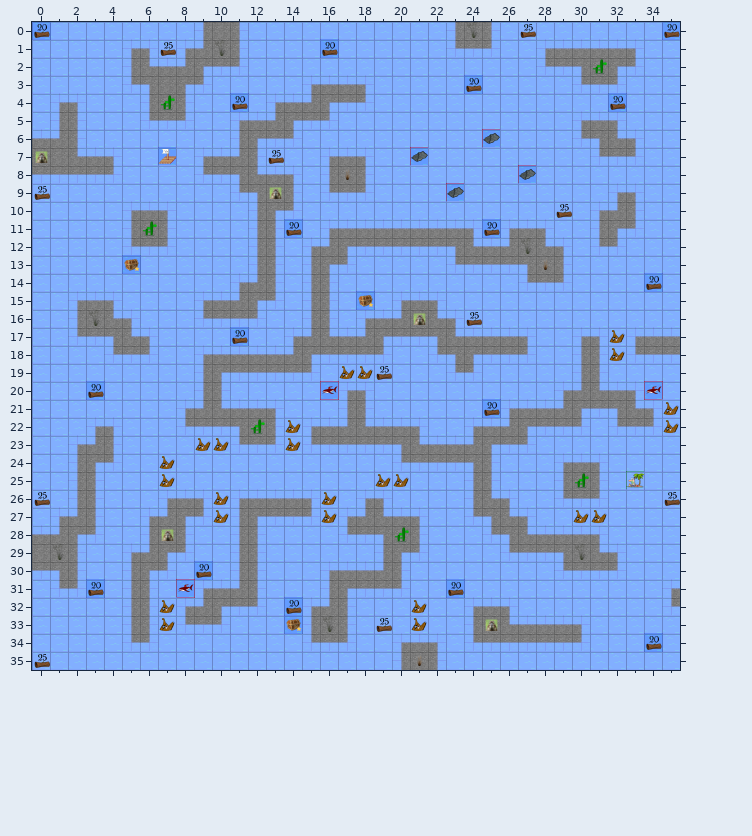
One commit to this Tiled map (JSON): TechnicalPrototype/core/assets/levels/Maze.json. Above, as it was before the edit.
Cells are 48x48 px. Shown: x 0..35, y 0..35.
New version:
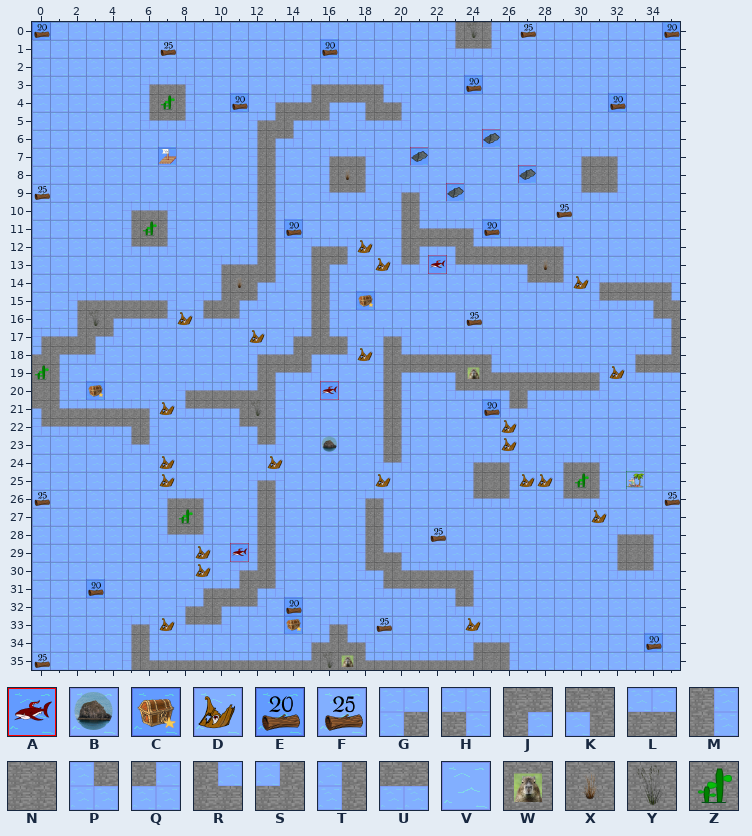
Key: from "updatedTiledSet": A 2 "Enemy", B 7 "Rock", C 14 "Treasure", D 21 "Wood", E 22 "Wood", F 23 "Wood", G 28 "Rock", H 29 "Rock", J 30 "Rock", K 31 "Rock", L 32 "Rock", M 33 "Rock", N 34 "Rock", P 35 "Rock", Q 36 "Rock", R 37 "Rock", S 38 "Rock", T 39 "Rock", U 40 "Rock", V 41 "Rock", W 62 "Rock", X 63 "Rock", Y 64 "Rock", Z 65 "Rock".
_ is an empty cell, # one hidden under a higher layer, . an unchanged one.
The author wrote: redesigned level maze (12)
Diff:
--- layer "Environment"
@@ x 0..35 @@
- 0 .........TNM........................
- 1 .....GH.GSYM................GLLLLH..
- 2 .....TRLSJUQ................PUKZJQ..
- 3 .....PKNJQ........HV..........PUQ...
- 4 .GH...............QVV...............
- 5 .TM........GL.....VVV.........GLH...
- 6 LSM........TJU................PKRH..
- 7 WNRLH....GLSM#................VPUQ..
- 8 UUUUQ....PUKRLH...............VVV...
- 9 ...........PKWM.....VV........VVGH..
-10 .............JQ.....VV.........GSM..
-11 ................GLLLLL....GLH..TJQ..
-12 ................SJUUUU....SYR..PQ...
-13 ..........VVT.......VV..............
-14 ..........VGSM.................VVV#V
-15 ....HVVV..LSJQ......GLH........VVVVV
-16 ....RHVV...UQ.....GLSWRH..........VV
-17 VVPUKRH..........LSJUUKRLLLH..GH.GLL
-18 VVVVPUQ..GLLL....UUQVVPKJUUQ..TM.PUU
-19 VV.......TJUUU.....#VVVPQVVVVVTM.VVV
-20 VV......VTMVVV...GHVV..VVVVVVGSRLH..
-21 VVVVVVV.GSRLLH...TMVV.....GLLSJUKRH.
-22 VVVGHVV.PUUKZ..GLSRLLH..GLSJUUQ.PUQ.
-23 ..GSMVV....PU..PUUUUKRLLSJUQ........
-24 ..TJQ..............VPUUUKMV.........
-25 ..TM........VV...........MV.........
-26 ..TM.......GLLLH........TRH.........
-27 .GSM..GSJQ.TJUUQ.GSRLH..PKRH........
-28 LSJQ..TWMV.TMV...PUKZMV..PKRLLLHVVV.
-29 NYM..GSJQ..TMV....VTJQ....PUUKYRHVV.
-30 UKM..TJQ...TMV..GLLSMVVVV....PUUQVV.
-31 .PQ..TM.....MV..TJUUQVV#V..........G
-32 .....TM........GSM.....VGLH........P
-33 .....TM........TYM......TWRLLLH.....
-34 .....PQ........PUQV.GLH.PUUUUUQ.....
-35 .....VVVVVVVVVVVVVVVTXMVVVV.........
+ 0 .........VVV........................
+ 1 .....VV.VVVV................VVVVVV..
+ 2 .....VVVVVVV................VVVVVV..
+ 3 .....VGLHV........LH..........VVV...
+ 4 .VV...............KRH...............
+ 5 .VV........VG.....PUQ.........VVV...
+ 6 VVV........VTJ................VVVV..
+ 7 VVVVV....VVVTM................GLHV..
+ 8 VVVVV....VVVTMV...............TNM...
+ 9 ...........VTMV.....GH........PUQV..
+10 .............MV.....TM.........VVV..
+11 ................VVVVTR....VVV..VVV..
+12 ................LH#VTJ....LLL..VV...
+13 ..........GLS.......PQ..............
+14 ..........TXJQ.................GLLLH
+15 ....LLLH..SJQV......VVV........PUUKR
+16 ....JUUQ...QV.....VVVVVV..........PK
+17 GLSJQVV..........HVGHVVVVVVV..VV.VVT
+18 SJUQVVV..VVVG....Q#TRLLLLHVV..VV.GLS
+19 ZM.......VVVTJ.....TJUUKWRLLLLLH.PUU
+20 NM......GLLLSM...VVTM..PUUKJUUUQVV..
+21 KRLLLLH.PUUKYM...VVTM.....PQVVVVVVV.
+22 PUUUUKM.VVVPK..VVVVTMV..VV#VVVV.VVV.
+23 ..VVVPQ....VP..VBVVTMVVVVV#V........
+24 ..VVV..............PQVVVGLH.........
+25 ..VV........GH...........NM.........
+26 ..VV.......VTMVV........PUQ.........
+27 .VVV..VTZM.VTMVV.VTMVV..VVVV........
+28 VVVV..VPUQ.VTM...VTMVVF..VVVVVVVGLH.
+29 VVV..VVVV..#TM....TRHV....VVVVVVTNM.
+30 VVV..VVV...GSM..VVPKRLLLH....VVVPUQ.
+31 .VV..VV.....JQ..VVVPUUUKM..........V
+32 .....VV........VVV.....PQVV........V
+33 .....GH........VGH......#VVVVVV.....
+34 .....TM........GSRH.VVV.GLHVVVV.....
+35 .....TRLLLLLLLLSYWRLLLLLSNM.........
--- layer "Collectable"
@@ x 13..13 @@
- 7 F
+ 7 _
@@ x 5..34 @@
-12 ............._................
-13 C............._.._............
-14 ........................._...E
+12 .............D................
+13 _.............D..A............
+14 .........................D..._
@@ x 3..35 @@
-16 ....._...........................
-17 ........E_...................D...
-18 ..............._.............D...
-19 ..............DDF............_...
-20 E..............................A.
-21 ...._...........................D
-22 ...........D..........._........D
-23 ......DD...D..........._.........
-24 .........._......................
-25 .................D......__.......
-26 .......D.....D...................
-27 .......D.....D.............D.....
+16 .....D...........................
+17 ........_D..................._...
+18 ...............D............._...
+19 ..............___............D...
+20 C.............................._.
+21 ....D..........................._
+22 ..........._...........D........_
+23 ......__..._...........D.........
+24 ..........D......................
+25 ................._......DD.......
+26 ......._....._...................
+27 ......._....._............._.....
@@ x 7..24 @@
-29 .._._.............
-30 ..E...............
-31 .A..............E.
-32 D.............D...
-33 ..............D.._
+29 ..D.A.............
+30 ..D...............
+31 ._.............._.
+32 _............._...
+33 .............._..D
Where, in picture pixels (left, top, right, bottom), the same in both pictures:
changed: (32, 22, 680, 670)
